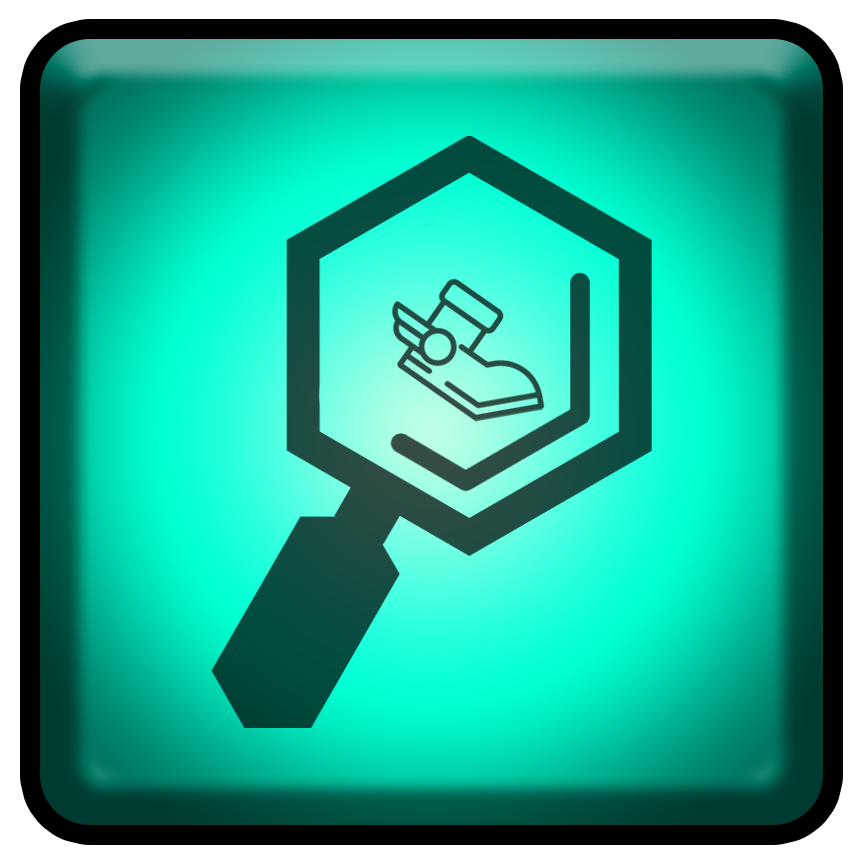
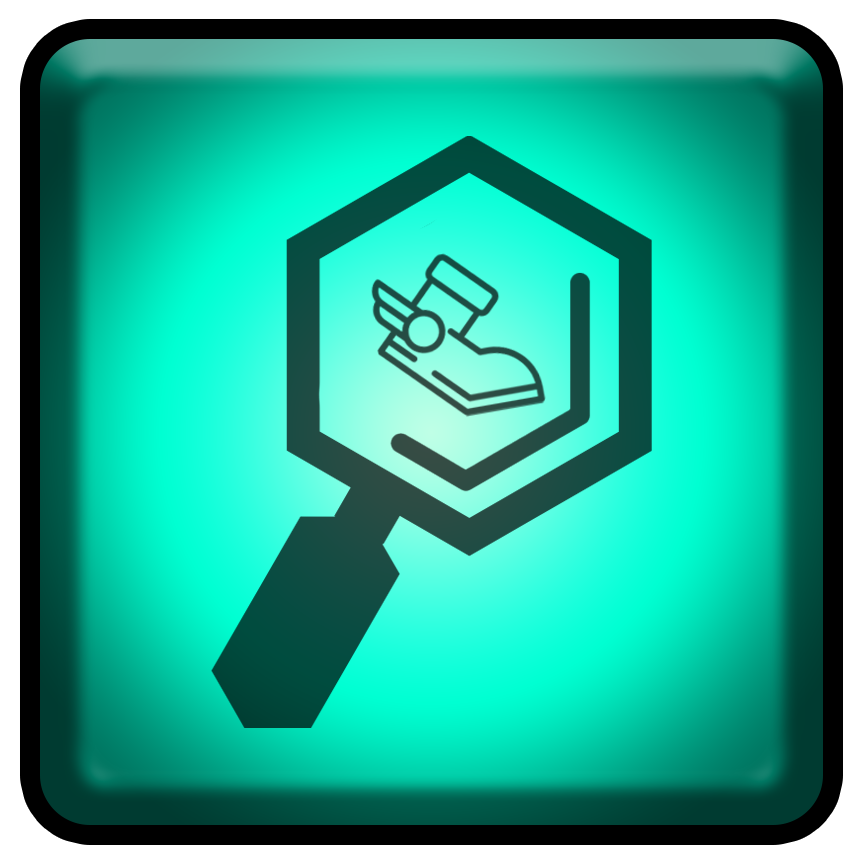
Layers edited between the first and the second (863, 863) image:
"Layer 15": opacity 70% → 100%, painted on it over box(371, 253, 546, 422)
removed layer "Layer 14" (was 70%) over box(371, 253, 546, 422)
